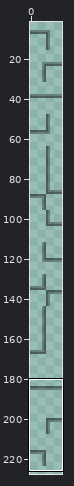
Pixel-art file: static/assets/atlases/ShadowAtlas.ase. The picture above shows the old version from afar; the outline marks the close-up.
Close-up. Earlier state:
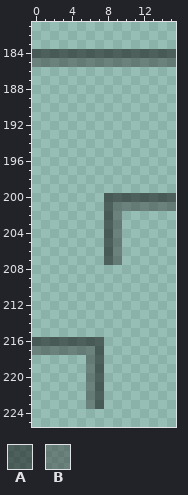
16x240 pixels, 1 frame. Colours within 5 levels of each other are drawn and written as one. Shown: x 0..15, y 181..225. The wide view leaves out empty margins. The commit also changed other parts of the picture, which this record leaves out.
Palette (. is transparent): A #05030380  B #3232326e
Pixels before, first column x 0:
184 AAAAAAAAAAAAAAAA
185 BBBBBBBBBBBBBBBB
186 ................
187 ................
188 ................
189 ................
190 ................
191 ................
192 ................
193 ................
194 ................
195 ................
196 ................
197 ................
198 ................
199 ................
200 ........AAAAAAAA
201 ........ABBBBBBB
202 ........AB......
203 ........AB......
204 ........AB......
205 ........AB......
206 ........AB......
207 ........AB......
208 ................
209 ................
210 ................
211 ................
212 ................
213 ................
214 ................
215 ................
216 AAAAAAAA........
217 BBBBBBBA........
218 ......BA........
219 ......BA........
220 ......BA........
221 ......BA........
222 ......BA........
223 ......BA........
Now the later version:
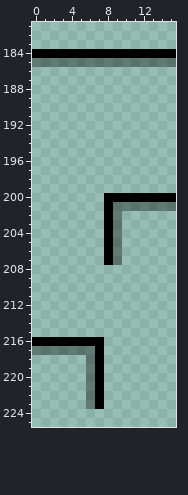
The edit:
{"colour":"A","old":"#05030380","new":"#000000"}
{"colour":"B","old":"#3232326e","new":"#0000005b"}
{"label":"changed","picture_box":[32,49,176,67]}
{"label":"changed","picture_box":[104,193,176,265]}
{"label":"changed","picture_box":[32,337,104,409]}
